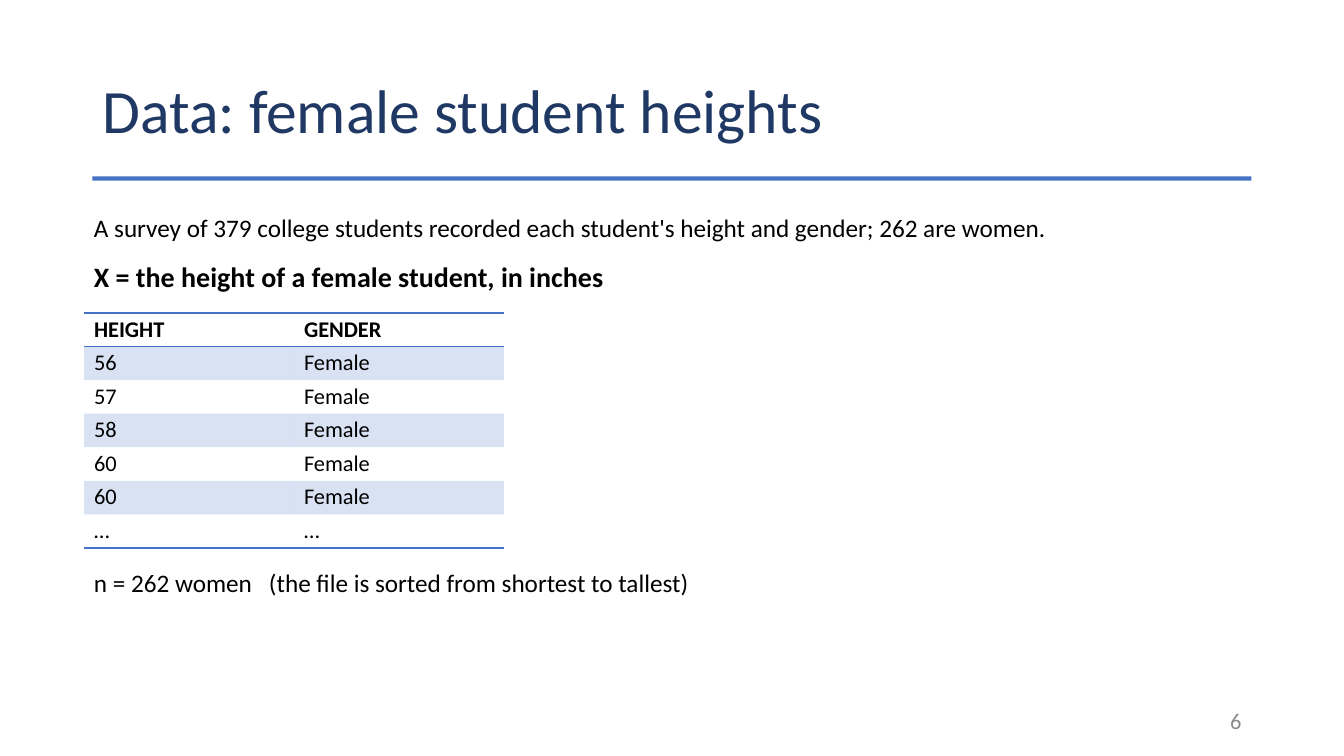
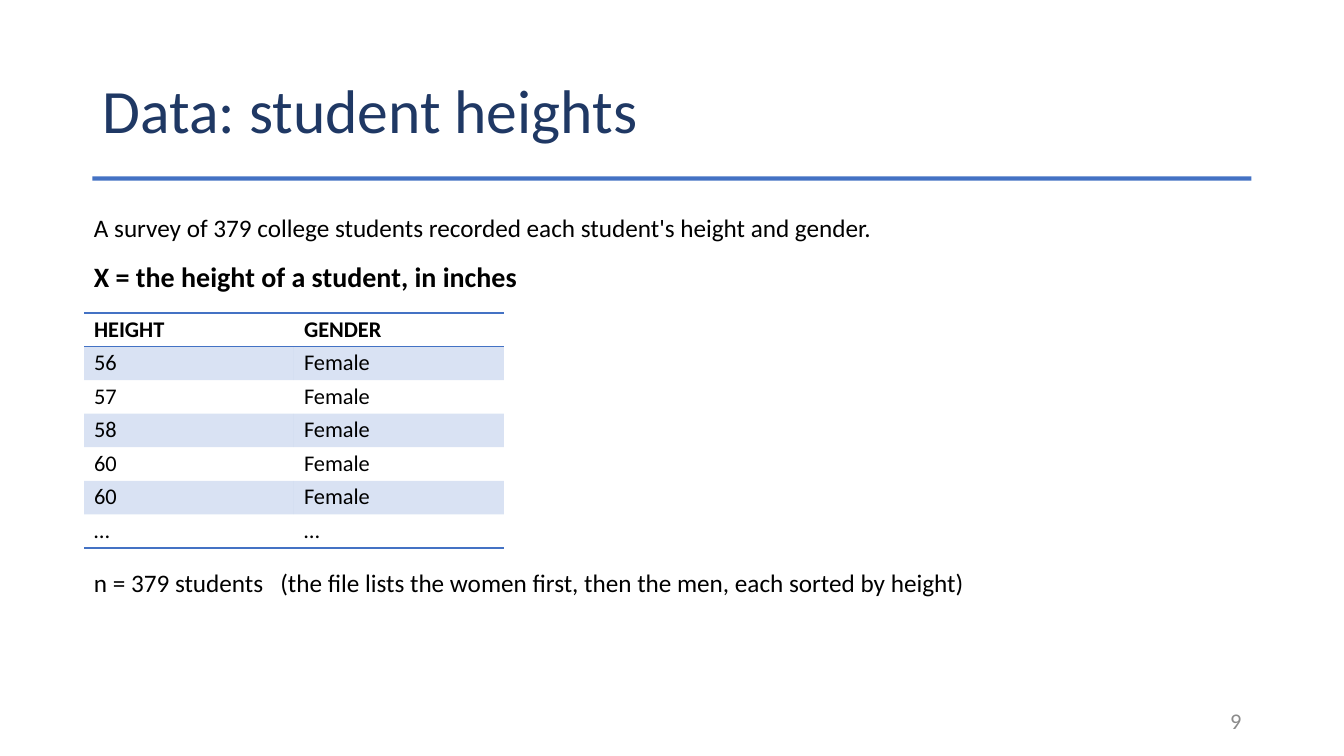
Before and after one commit to Jarred6068/Kvamme_UI_STAT251, a slide deck: slide 9 of docs/lecture_slides/Week 6/Week6_Lecture13_Slides_9_30_2026.pptx (slide 6 before the commit). Drawn at 1344x756 pixels with LibreOffice and Linux fonts; fonts in the diff are those of the drawing. Boxes give left, top, right and bottom in pixels: in the first picture for what was removed or moved away, otherwise in the second. Text is boxed around its words. In the diff, an @@ line names an element or a change of style, - is before the commit and + after.

```diff
--- a/docs/lecture_slides/Week 6/Week6_Lecture13_Slides_9_30_2026.pptx
+++ b/docs/lecture_slides/Week 6/Week6_Lecture13_Slides_9_30_2026.pptx
@@ title at [102, 90, 638, 144]: text changed @@
-Data: female student heights
+Data: student heights
@@ text at [94, 219, 871, 242]: text changed @@
-A survey of 379 college students recorded each student's height and gender; 262 are women.
+A survey of 379 college students recorded each student's height and gender.
@@ text at [94, 267, 517, 292]: text changed @@
-X = the height of a female student, in inches
+X = the height of a student, in inches
@@ text at [94, 573, 963, 597]: text changed @@
-n = 262 women (the file is sorted from shortest to tallest)
+n = 379 students (the file lists the women first, then the men, each sorted by height)
@@ page number at [1230, 714, 1241, 729]: text changed @@
-6
+9
```
Also in this commit, not shown: 9 other slides changed, 8 slides added, 42 other files.
